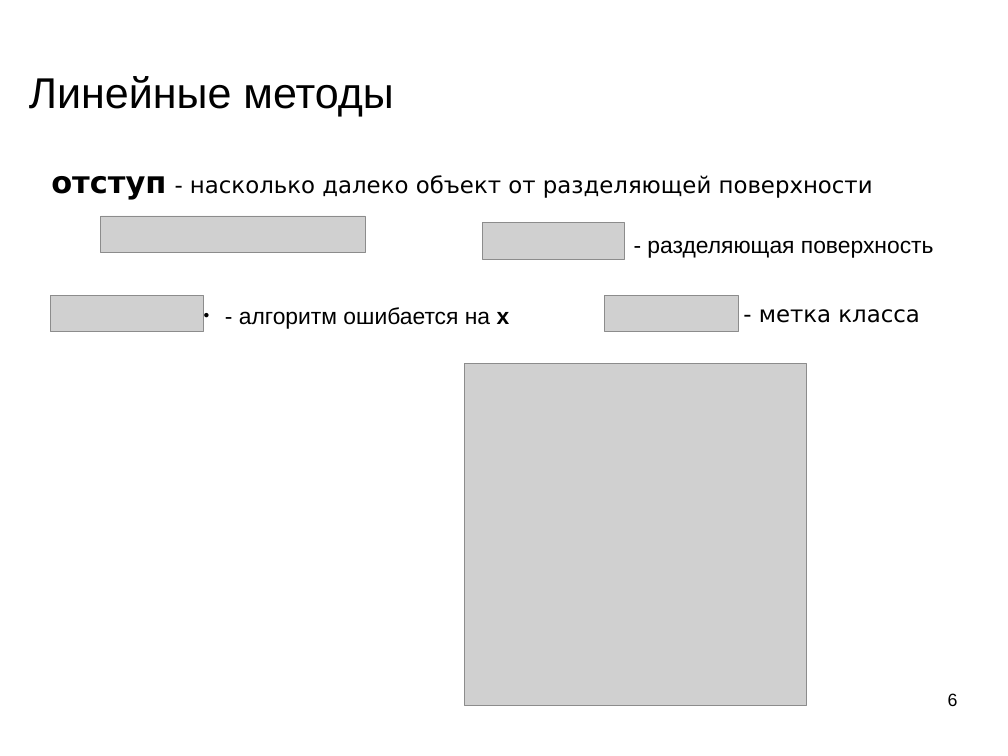
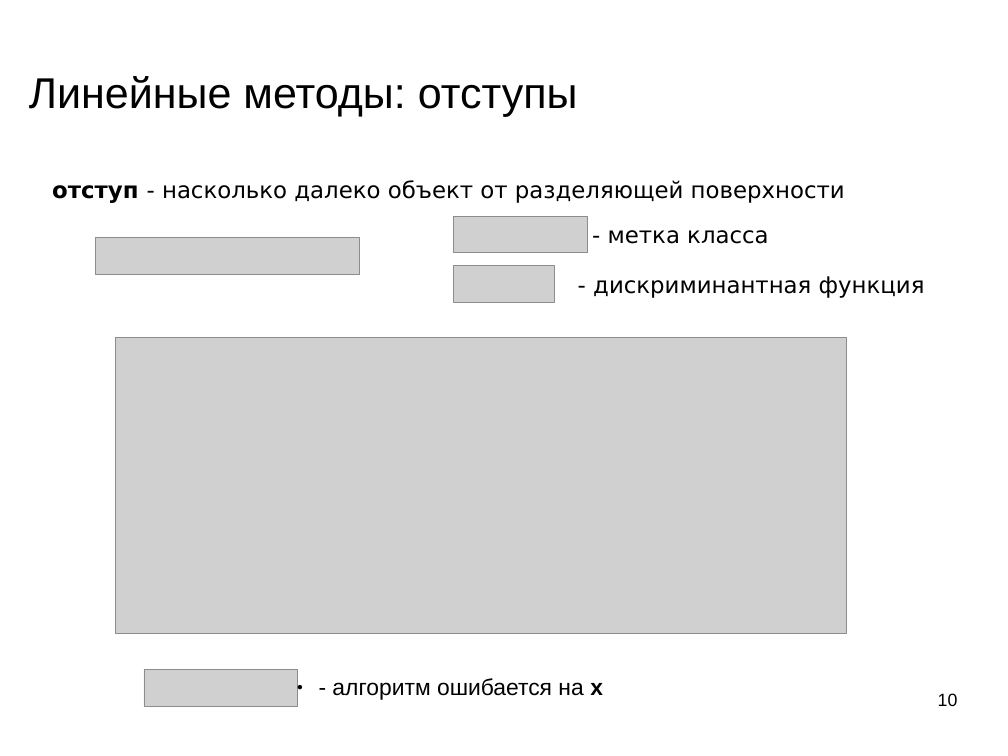
Before and after one commit to mechanoid5/ml_lectorium_legacy, a slide deck: slide 10 of 09-linear.odp (slide 6 before the commit). Drawn at 1008x756 pixels with LibreOffice and Linux fonts; fonts in the diff are those of the drawing; grey boxes stand for pictures; background and template pictures are left out. Boxes give left, top, right and bottom in pixels: in the first picture for what was removed or moved away, otherwise in the second. Text is boxed around its words. In the diff, an @@ line names an element or a change of style, - is before the commit and + after.

```diff
--- a/09-linear.odp
+++ b/09-linear.odp
@@ title at [29, 76, 578, 116]: text changed @@
-Линейные методы
+Линейные методы: отступы
@@ text "отступ - насколько далеко объект ..." at [52, 180, 845, 203]: size 24 to 18 pt in "отступ" @@
@@ picture: place and size @@
-picture at [101, 216, 365, 252]
+picture at [96, 238, 360, 274]
@@ picture: place and size @@
-picture at [483, 222, 625, 259]
+picture at [454, 217, 587, 252]
@@ text "- метка класса": place and size @@
-text "- метка класса" at [759, 309, 919, 323]
+text "- метка класса" at [608, 230, 768, 244]
@@ picture: place and size @@
-picture at [605, 296, 738, 332]
+picture at [454, 266, 555, 303]
@@ subtitle removed at [647, 240, 934, 258] @@
-- разделяющая поверхность
@@ text added at [593, 276, 925, 298], 18 pt, text #000000 @@
+- дискриминантная функция
@@ picture: place and size @@
-picture at [465, 364, 807, 706]
+picture at [115, 338, 847, 634]
@@ picture: place and size @@
-picture at [50, 295, 203, 332]
+picture at [144, 670, 296, 706]
@@ text "- алгоритм ошибается на х": place and size @@
-text "- алгоритм ошибается на х" at [239, 307, 510, 329]
+text "- алгоритм ошибается на х" at [332, 678, 603, 700]
@@ page number at [938, 693, 958, 706]: text changed @@
-6
+10
```
Also in this commit, not shown: 16 other slides changed, 9 slides added, 1 slide removed, 1 other file.
